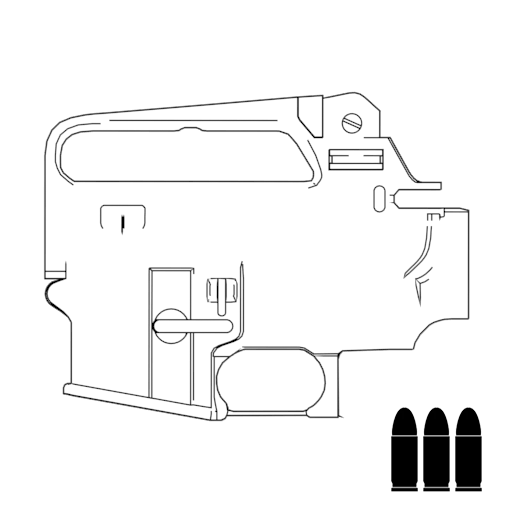
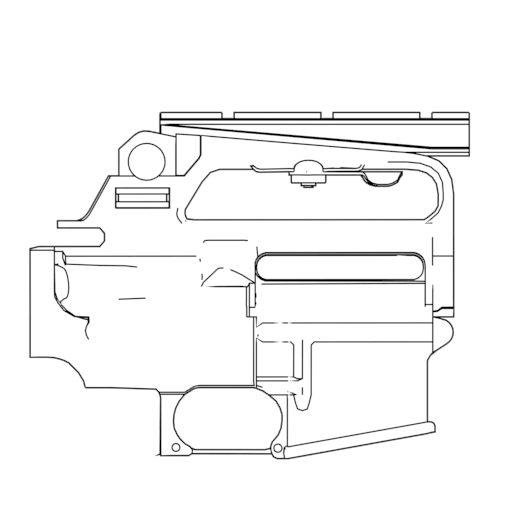
Comparing the layer stacks of the two 512x512 images. Changes:
added layer "mount2" above "mount" over [28, 111, 471, 460]
hid "Layer 2 copy 2" over [391, 407, 418, 492]
hid "Layer 2 copy" over [423, 407, 450, 492]
hid "Layer 2" over [455, 407, 482, 492]
hid "receiver" over [43, 91, 470, 422]
